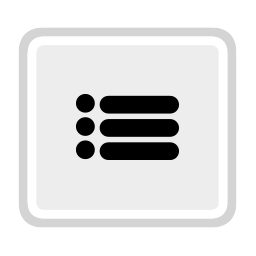
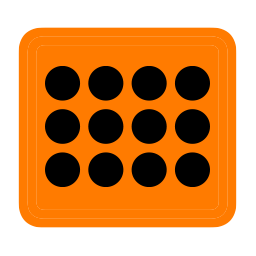
Before/after of a 256 x 256 layered artwork. What changed in the layer stack:
painted on "Vector Smart Object" (1st of 2) over (45, 66, 210, 187)
added layer "Layer 1" above "Vector Smart Object" over (18, 27, 237, 228)
